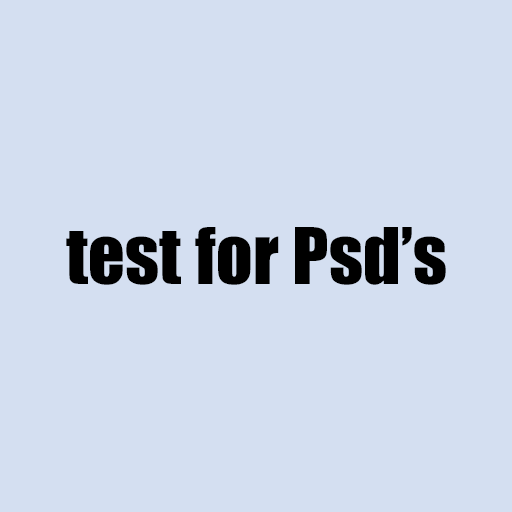
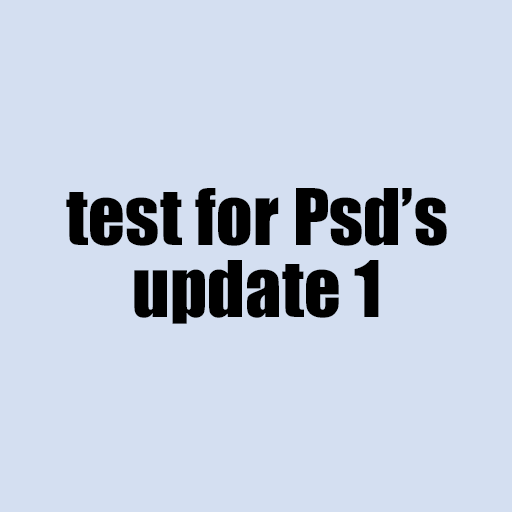
The second (512, 512) image is a revision of the first. Changes to its layers:
renamed "test for Psd’s" to "test for Psd’s update 1", painted on it over [66, 188, 447, 324]
